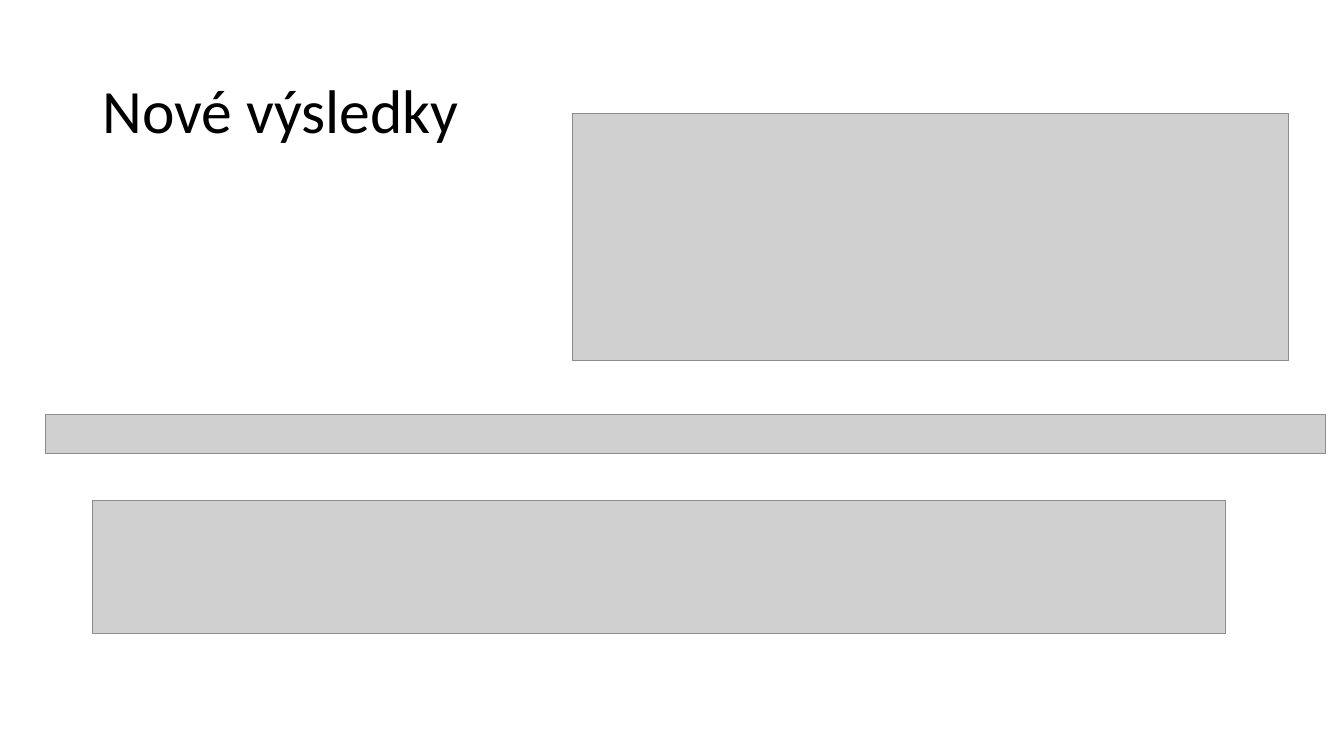
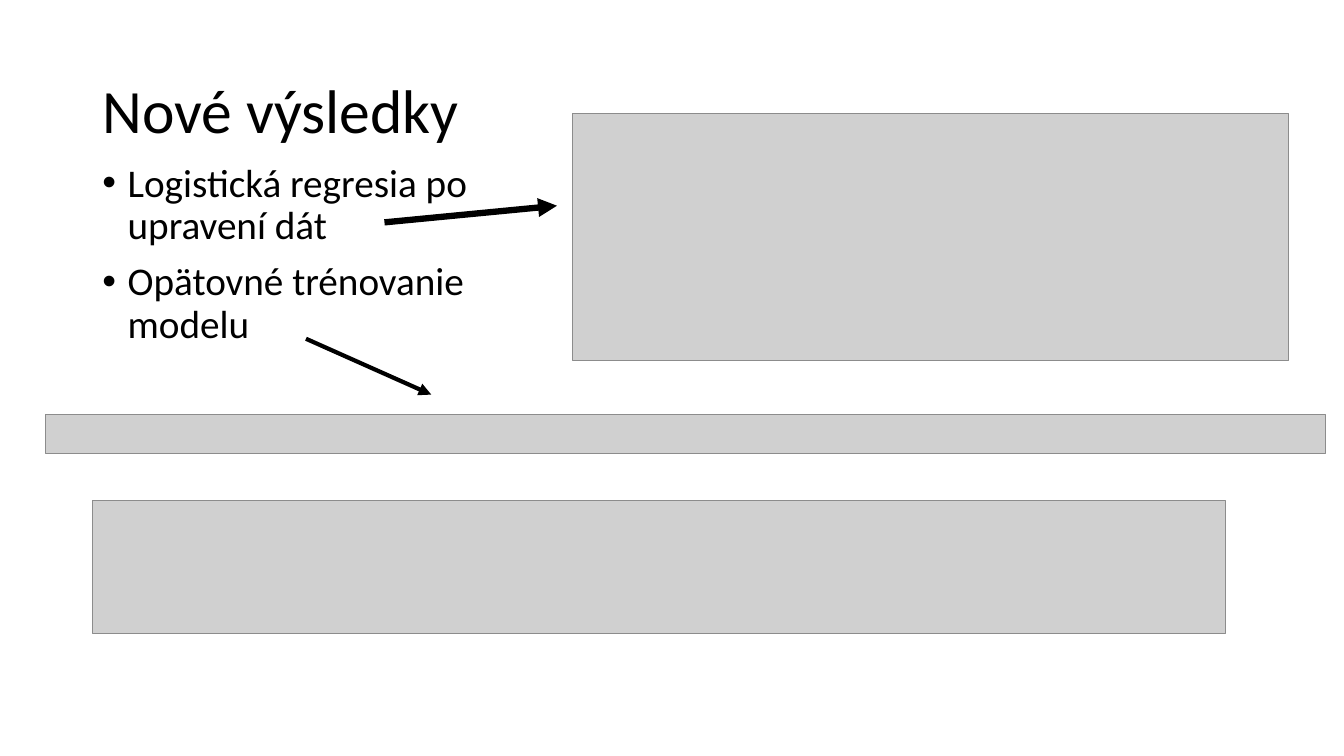
Before and after one commit to kristiankluka/Kluka_NS2021, a slide deck: slide 10 of NS_prezentácia_Kluka.pptx (slide 9 before the commit). Drawn at 1344x756 pixels with LibreOffice and Linux fonts; fonts in the diff are those of the drawing; grey boxes stand for pictures. Boxes give left, top, right and bottom in pixels: in the first picture for what was removed or moved away, otherwise in the second. Text is boxed around its words. In the diff, an @@ line names an element or a change of style, - is before the commit and + after.

```diff
--- a/NS_prezentácia_Kluka.pptx
+++ b/NS_prezentácia_Kluka.pptx
@@ text added at bbox=[128, 169, 467, 339], 28 pt, text #000000 @@
+• Logistická regresia po upravení dát
+• Opätovné trénovanie modelu
@@ arrow added from (384, 223) to (558, 206), #000000 4.5 pt @@
@@ arrow added from (307, 339) to (432, 394), #000000 3 pt @@
```
Also in this commit, not shown: 5 other slides changed, 5 slides added, 3 slides removed.
